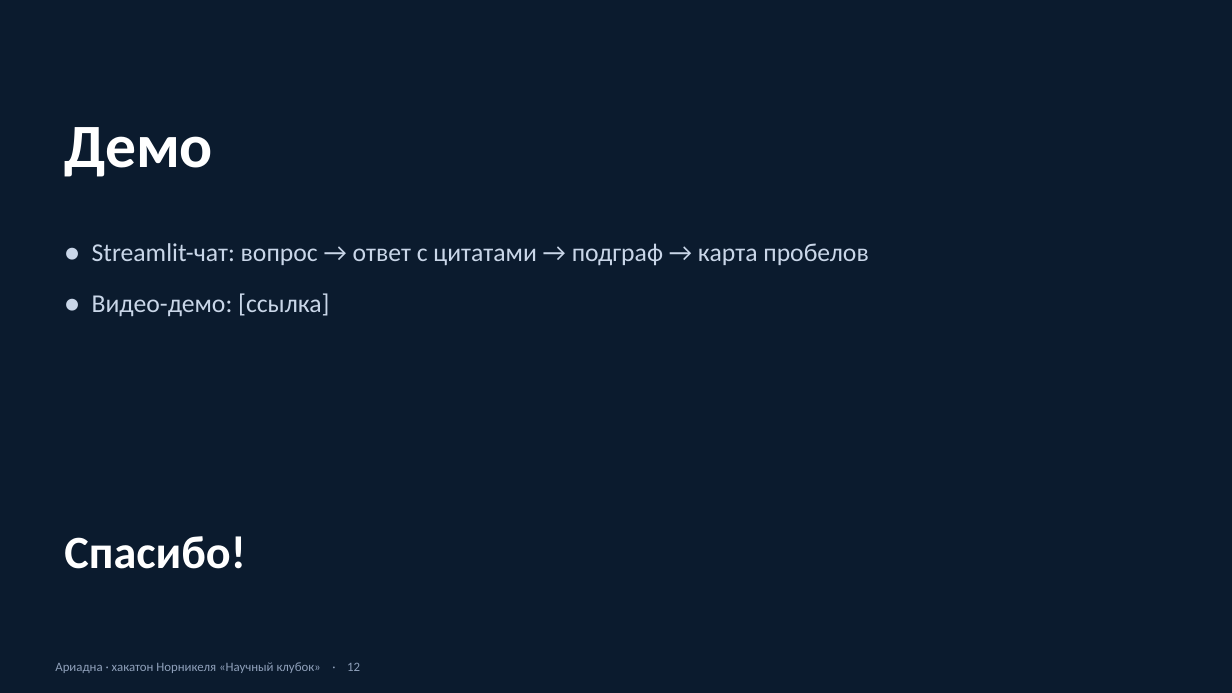
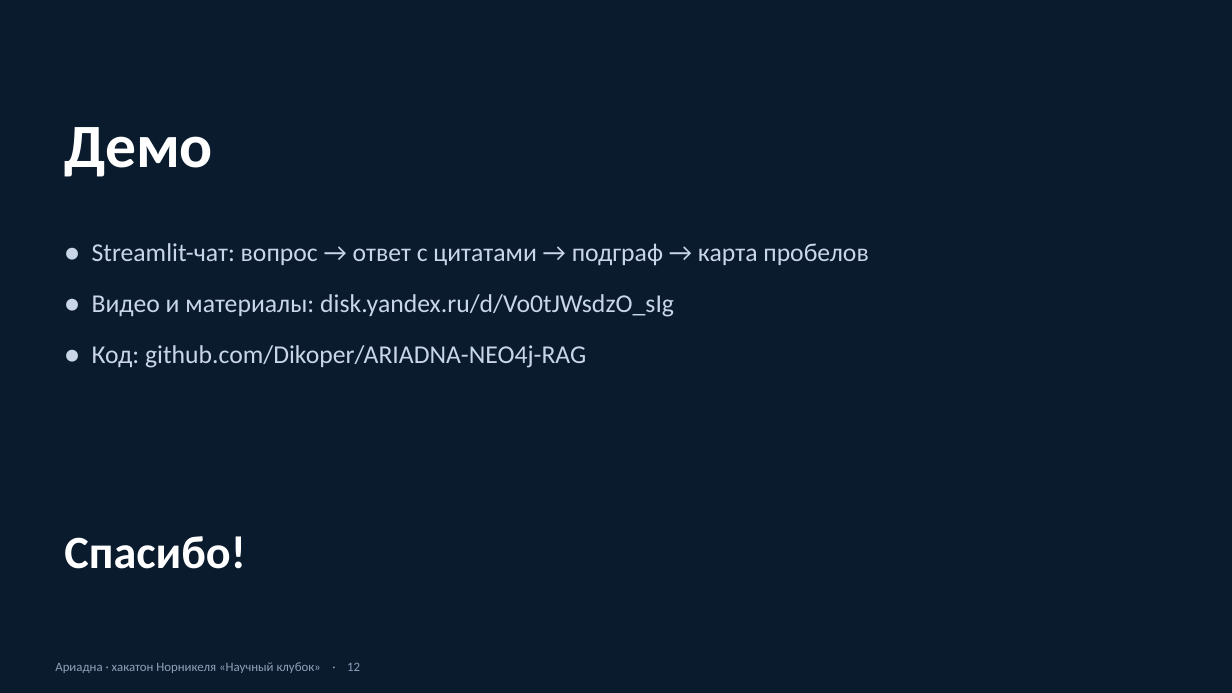
Before and after one commit to Dikoper/ARIADNA-NEO4j-RAG, a slide deck: slide 12 of docs/submission/presentation/ariadna.pptx. Drawn at 1232x693 pixels with LibreOffice and Linux fonts; fonts in the diff are those of the drawing. Boxes give left, top, right and bottom in pixels: in the first picture for what was removed or moved away, otherwise in the second. Text is boxed around its words. In the diff, an @@ line names an element or a change of style, - is before the commit and + after.

Commit message:
M-06 docs: ссылки сдачи — GitHub-репозиторий и папка Я.Диска в слайд 12 (pptx+pdf пересобраны) и SUBMISSION.md (пп.1-3, сводка); архив для отправки дополнительно в zip

```diff
--- a/docs/submission/presentation/ariadna.pptx
+++ b/docs/submission/presentation/ariadna.pptx
@@ text at (x1=92, y1=294, x2=674, y2=368): text changed @@
-● Видео-демо: [ссылка]
+● Видео и материалы: disk.yandex.ru/d/Vo0tJWsdzO_sIg
+● Код: github.com/Dikoper/ARIADNA-NEO4j-RAG
```
Also in this commit, not shown: 4 other files.
